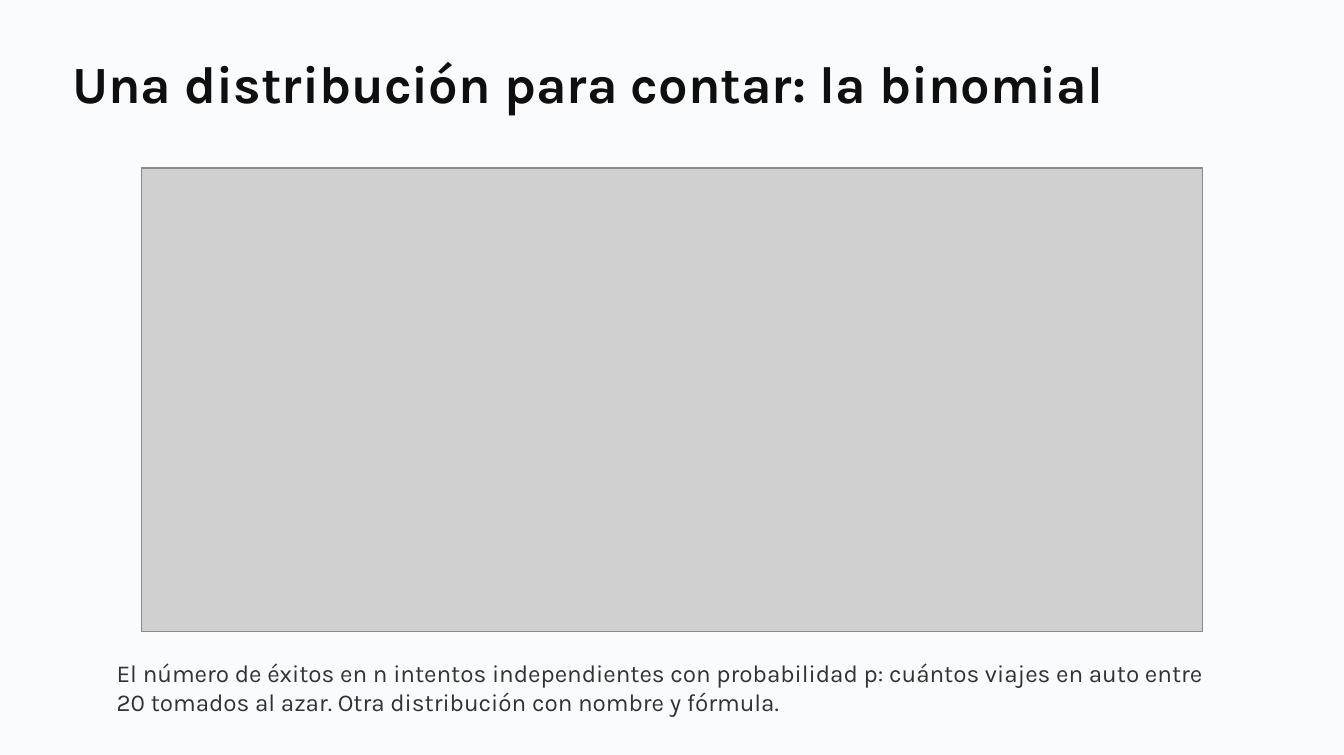
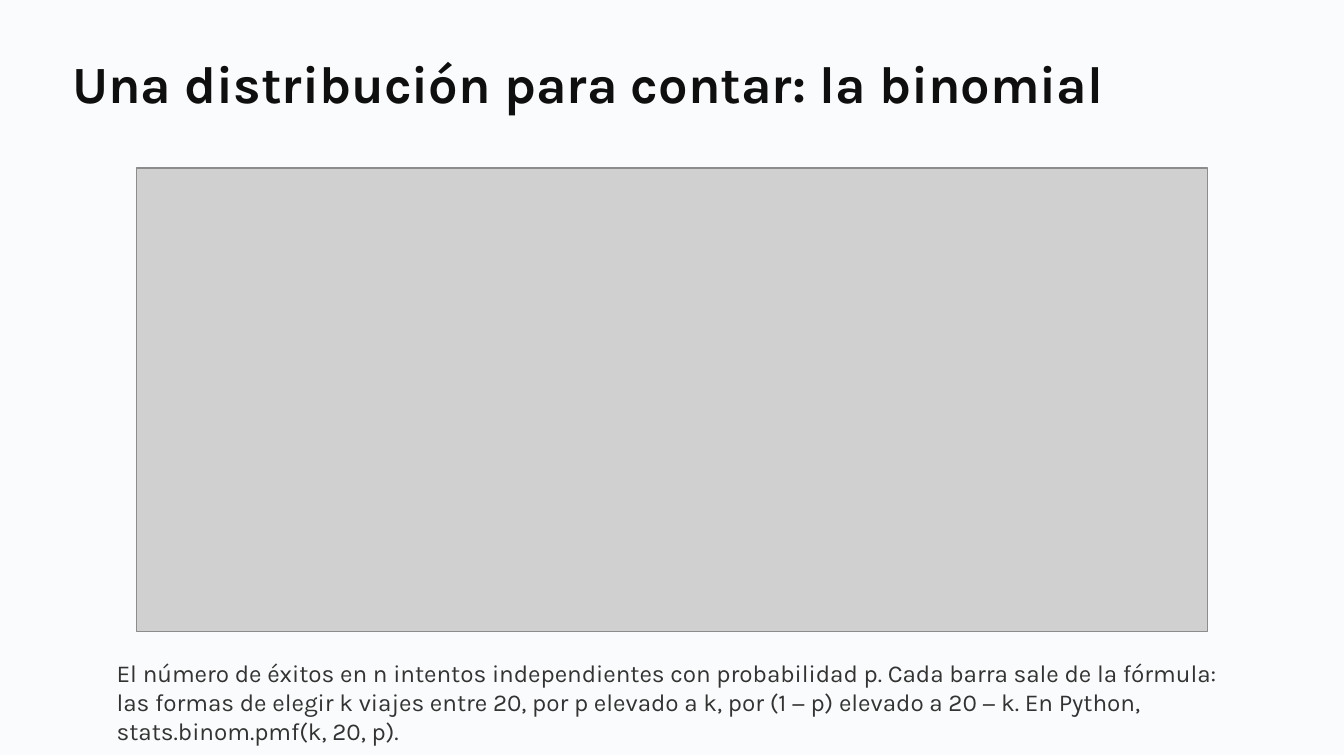
Before and after one commit to daniopitz/diplomado-cdd, a slide deck: slide 11 of presentaciones/clase05_probabilidad_inferencia.pptx. Drawn at 1344x755 pixels with LibreOffice and Linux fonts; fonts in the diff are those of the drawing; grey boxes stand for pictures. Boxes give left, top, right and bottom in pixels: in the first picture for what was removed or moved away, otherwise in the second. Text is boxed around its words. In the diff, an @@ line names an element or a change of style, - is before the commit and + after.

```diff
--- a/presentaciones/clase05_probabilidad_inferencia.pptx
+++ b/presentaciones/clase05_probabilidad_inferencia.pptx
@@ picture: place and size @@
-picture at [141,168,1202,632]
+picture at [136,168,1207,632]
@@ text at [117,663,1216,746]: text changed @@
-El número de éxitos en n intentos independientes con probabilidad p: cuántos viajes en auto entre 20 tomados al azar. Otra distribución con nombre y fórmula.
+El número de éxitos en n intentos independientes con probabilidad p. Cada barra sale de la fórmula: las formas de elegir k viajes entre 20, por p elevado a k, por (1 − p) elevado a 20 − k. En Python, stats.binom.pmf(k, 20, p).
```
Also in this commit, not shown: 3 other files.
